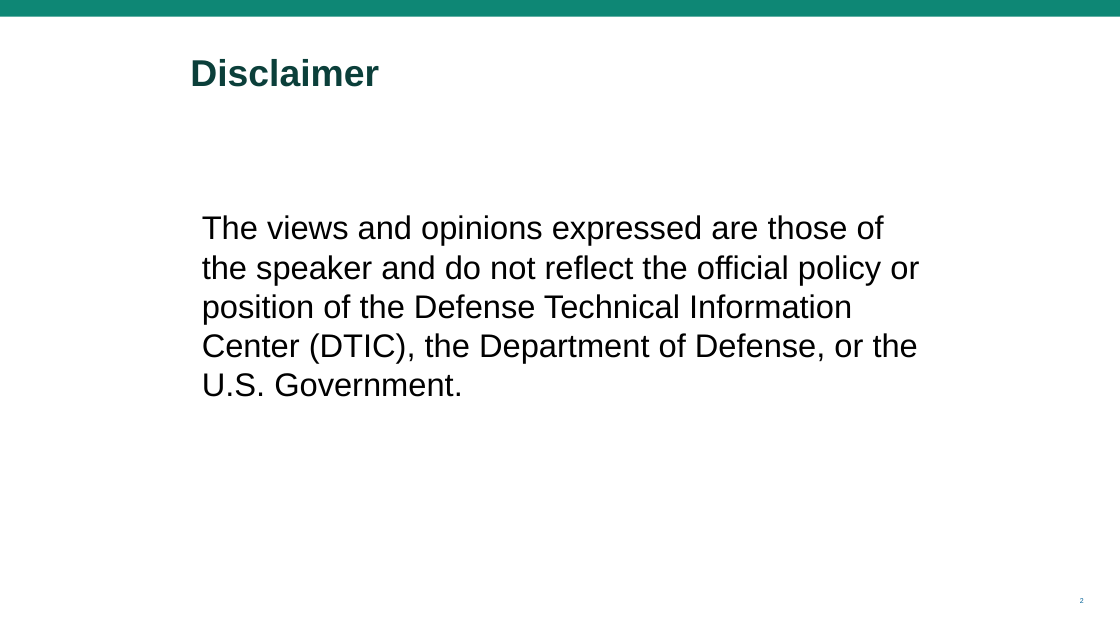
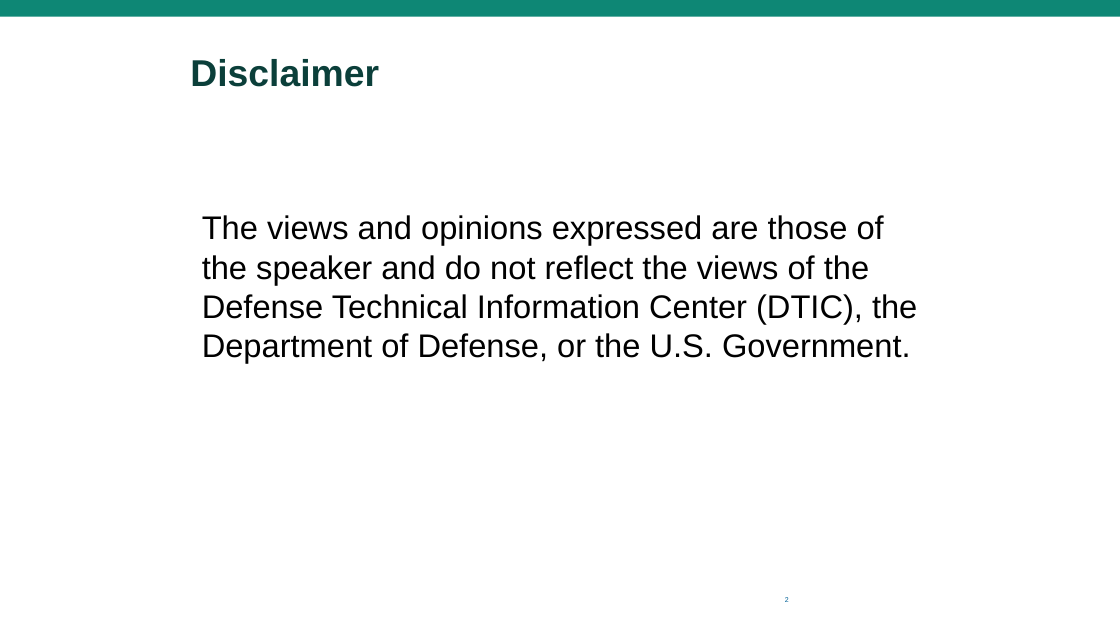
Before and after one commit to GSA/Section508.gov, a slide deck: slide 2 of assets/files/iaaf/2025/IAAF-2025-Project-Managing-Accessibility-Compliance.pptx. Drawn at 1120x630 pixels with LibreOffice and Linux fonts; fonts in the diff are those of the drawing. Boxes give left, top, right and bottom in pixels: in the first picture for what was removed or moved away, otherwise in the second. Text is boxed around its words. In the diff, an @@ line names an element or a change of style, - is before the commit and + after.

```diff
--- a/assets/files/iaaf/2025/IAAF-2025-Project-Managing-Accessibility-Compliance.pptx
+++ b/assets/files/iaaf/2025/IAAF-2025-Project-Managing-Accessibility-Compliance.pptx
@@ text at bbox=[202, 215, 917, 363]: text changed @@
-The views and opinions expressed are those of the speaker and do not reflect the official policy or position of the Defense Technical Information Center (DTIC), the Department of Defense, or the U.S. Government.
+The views and opinions expressed are those of the speaker and do not reflect the views of the Defense Technical Information Center (DTIC), the Department of Defense, or the U.S. Government.
@@ page number: place and size @@
-page number at bbox=[1080, 598, 1084, 603]
+page number at bbox=[785, 597, 789, 602]
```
Also in this commit, not shown: 17 other slides changed, 4 slides added, 7 slides removed, 2 other files.
